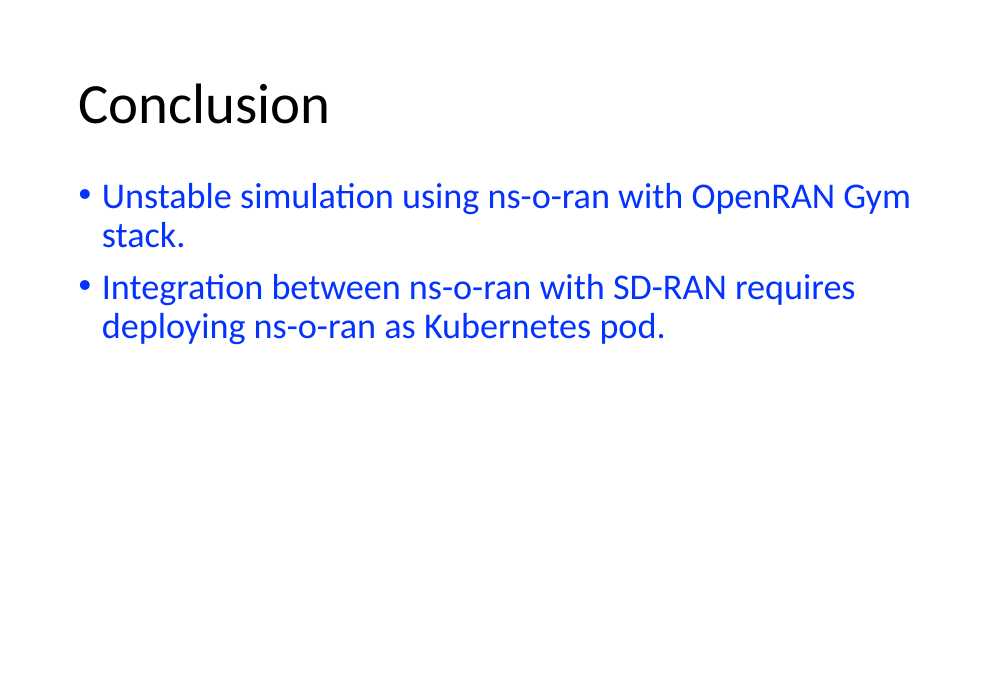
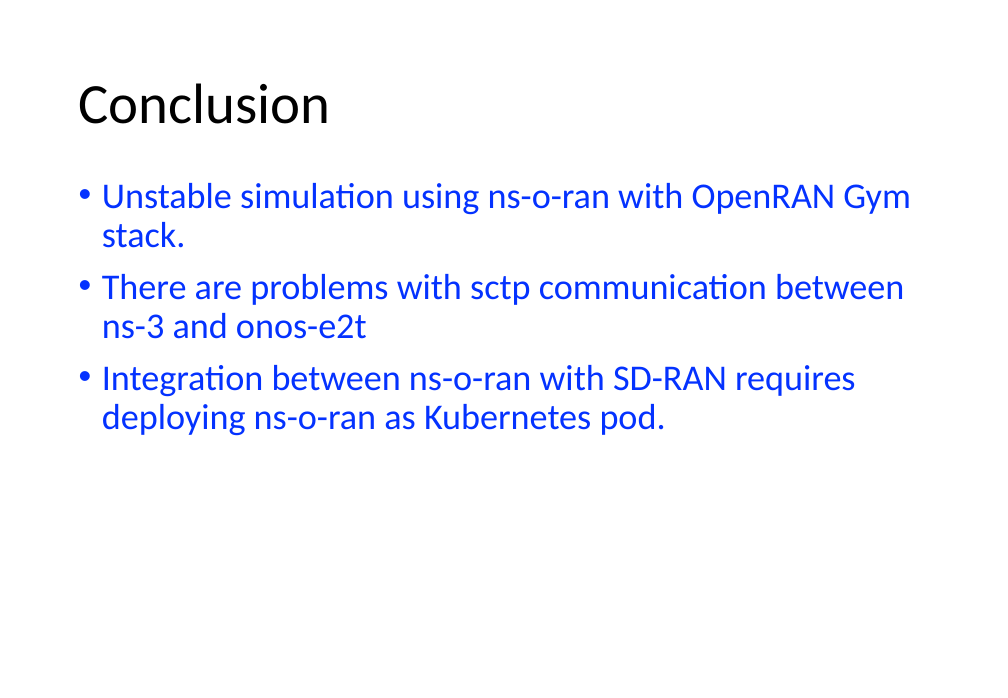
Before and after one commit to dhanifudin/presentation, a slide deck: slide 12 of O-RAN 20230220-20230224.pptx (slide 11 before the commit). Drawn at 1008x698 pixels with LibreOffice and Linux fonts; fonts in the diff are those of the drawing. Boxes give left, top, right and bottom in pixels: in the first picture for what was removed or moved away, otherwise in the second. Text is boxed around its words. In the diff, an @@ line names an element or a change of style, - is before the commit and + after.

Commit message:
update

```diff
--- a/O-RAN 20230220-20230224.pptx
+++ b/O-RAN 20230220-20230224.pptx
@@ text at [102,274,904,339]: paragraph added @@
+• There are problems with sctp communication between ns-3 and onos-e2t
```
Also in this commit, not shown: 1 other slide changed, 1 slide added.
